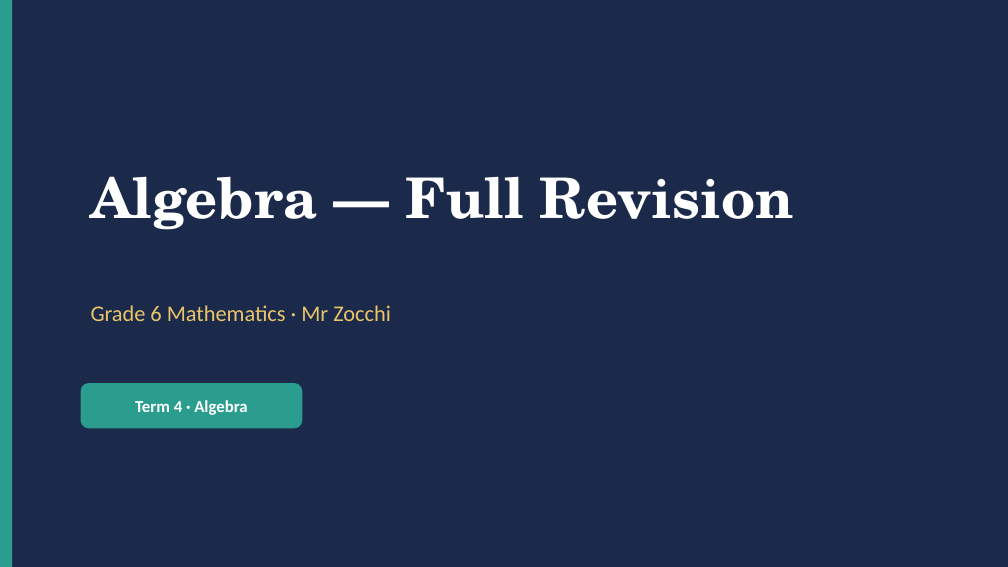
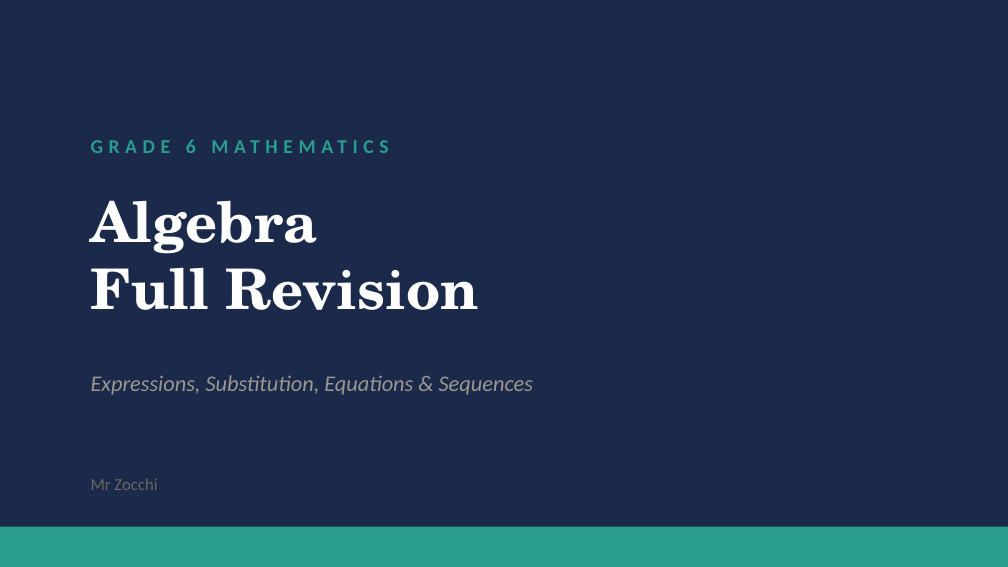
Before and after one commit to briscorey/mrzocchi, a slide deck: slide 1 of static/ppts/G6_Math_T4_Full_Revision.pptx. Drawn at 1008x567 pixels with LibreOffice and Linux fonts; fonts in the diff are those of the drawing. Boxes give left, top, right and bottom in pixels: in the first picture for what was removed or moved away, otherwise in the second. Text is boxed around its words. In the diff, an @@ line names an element or a change of style, - is before the commit and + after.

Commit message:
Build G6 T4 Algebra: 6 PPTs (inquiry, cultural connections, video recs) + 7 fillable worksheets (5 topics + full revision + revision booklet)

```diff
--- a/static/ppts/G6_Math_T4_Full_Revision.pptx
+++ b/static/ppts/G6_Math_T4_Full_Revision.pptx
@@ background #1B2A4A to #FFFFFF @@
@@ rectangle: place and size @@
-rectangle at [0, 0, 12, 566]
+rectangle at [0, 0, 1008, 566]
@@ rectangle at [0, 0, 1008, 566]: fill #2A9D8F to #1B2A4A @@
@@ text at [186, 139, 196, 153]: text changed; size 16 to 14 pt; text colour #E9C46A to #2A9D8F; bold on @@
-Grade 6 Mathematics · Mr Zocchi
+GRADE 6 MATHEMATICS
@@ text "Algebra" at [91, 200, 479, 310]: vertical alignment middle to top @@
@@ text at [91, 200, 479, 310]: text changed @@
-Algebra — Full Revision
+Algebra
+Full Revision
@@ rounded rectangle removed at [81, 383, 302, 428] @@
@@ text added at [91, 375, 533, 395], 16 pt, text #9B9690, italic @@
+Expressions, Substitution, Equations & Sequences
@@ text removed at [135, 400, 247, 415] @@
-Term 4 · Algebra
@@ text added at [91, 478, 157, 490], 12 pt, text #6B6660 @@
+Mr Zocchi
@@ rectangle added at [0, 526, 1008, 566], fill #2A9D8F @@
```
Also in this commit, not shown: 9 slides added, 3 slides removed, 12 other files.
